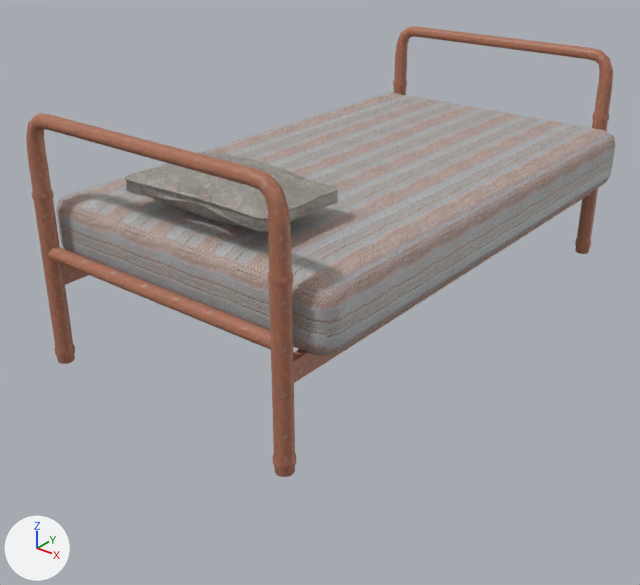
Two versions of the FBX model Models/SM_guestbed.fbx, one commit apart.
The view is the same before and after, from a 50 mm lens placed at (2.85, -4.3, 1.88), pointed at (0.56, -1.44, 0.1). Every picture has the same lights, and +X, +Y and +Z are marked at lower left. Where no turn or scale is listed for an object, it has been applied to the vertices.

Objects in the first picture: 'SM_guestbed'.
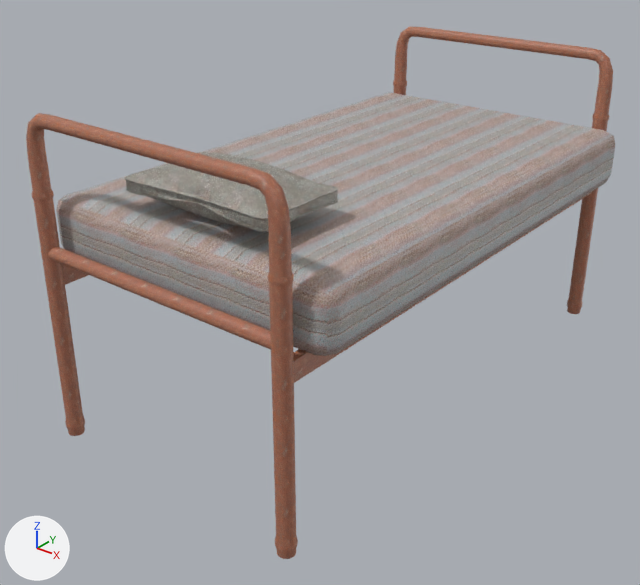
The newer file is also turned or shifted as a whole; pictures and numbers use the older file's frame.

Pixel boxes [x1, y1, x2, y2] of what changed, in the pictures (640 x 585 px; the box of a moved part takes in the faces that stretch with it):
'SM_guestbed', reshaped (18% taller)
    before: [26, 26, 615, 477]
    after: [26, 26, 615, 559]
part 1 of me_mesh, moved or reshaped
    before: [269, 284, 296, 477]
    after: [269, 284, 298, 559]
part 2 of me_mesh, moved or reshaped
    before: [575, 121, 608, 254]
    after: [567, 121, 608, 314]
part 3 of me_mesh, moved or reshaped
    before: [34, 199, 75, 364]
    after: [34, 199, 85, 436]

The edits, one by one:
me_mesh has 4106 vertices, 4086 faces and spans x -0.06..1.35, y -2.48..0.04, z 0.0..1.06.
me_mesh is used by ob_sm_guestbed; location (0.0, 0.0, 0.0).
me_mesh part 1: all 141 vertices in x 1.17..1.25, y -2.48..-2.4, z 0.0..0.08 are moved by (0.0, 0.0, -0.36).
me_mesh part 2: all 141 vertices in x 1.17..1.25, y -0.04..0.04, z 0.0..0.08 are moved by (0.0, 0.0, -0.36).
me_mesh part 3: all 141 vertices in x -0.04..0.04, y -2.48..-2.4, z 0.0..0.08 are moved by (0.0, 0.0, -0.36).
